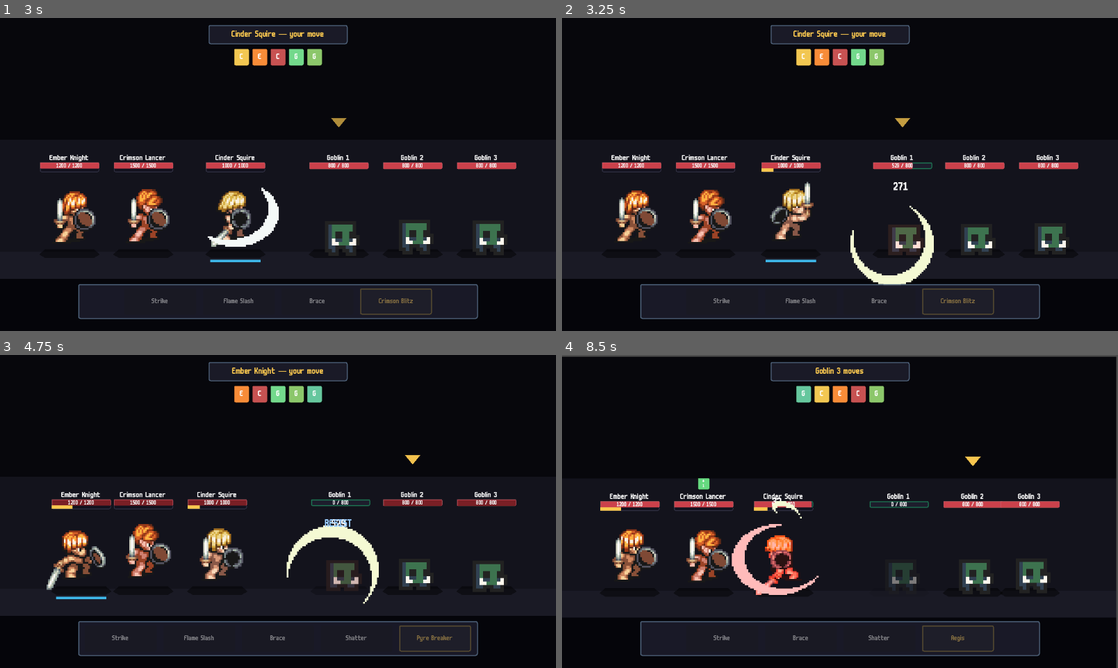
Above: before the commit, frames 1-4 (two rows, left to right).
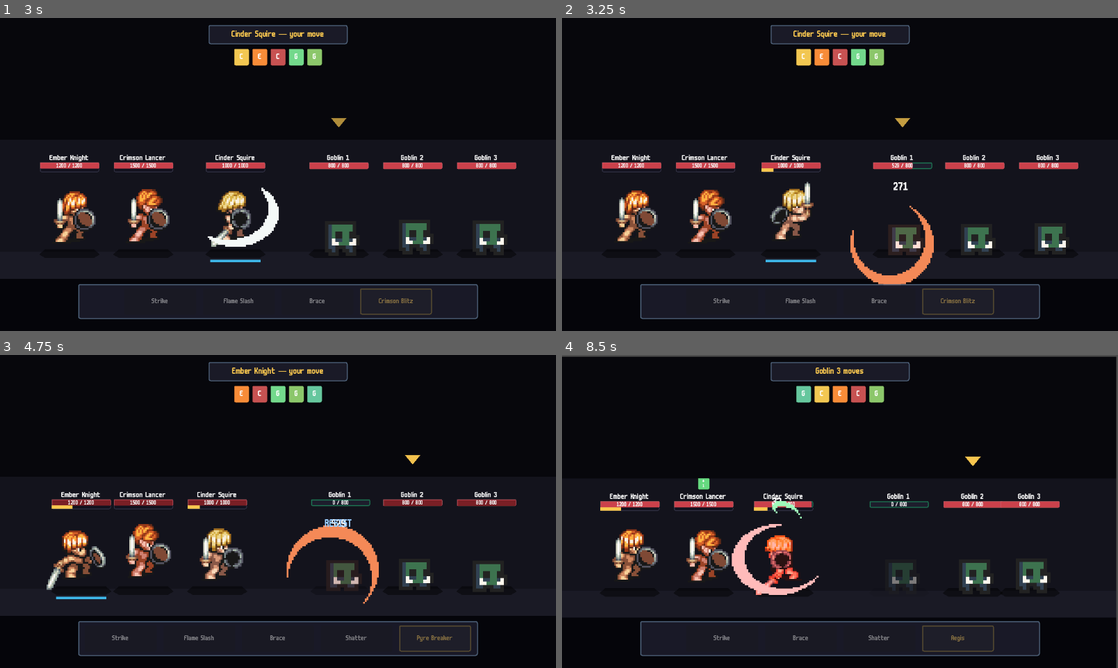
Above: after the commit, the same moments.

Repository: joppe2001/Vaelthorn
Game: Godot game, scene res://scenes/title/title.tscn
Two runs of this game, one before a commit and one after it. Both use one fixed random seed, a clock stepped at 60 frames per second and the inputs below.
Inputs (mouse positions are in pixels of both pictures, inside the frame that each line leads up to):
- Up to frame 1 (3 s): tap Enter at 0.5 s; move the mouse to (400, 158) at 0.52 s; click (400, 158) at 0.67 s; click "Enter Battle" at 1.25 s; click "Start Battle" at 2 s; click "Strike" at 2.75 s
- Up to frame 2 (3.25 s): no input
- Up to frame 3 (4.75 s): move the mouse to (66, 542) at 3.52 s; click (66, 542) at 3.67 s; click "Flame Slash" at 4.25 s
- Up to frame 4 (8.5 s): move the mouse to (706, 542) at 5.02 s; click (706, 542) at 5.17 s; click "Brace" at 5.75 s; move the mouse to (778, 542) at 6.52 s; click (778, 542) at 6.67 s; move the mouse to (901, 542) at 7.27 s; click (901, 542) at 7.42 s; move the mouse to (973, 542) at 8.02 s; click (973, 542) at 8.17 s

Frame 1 is identical in both runs. In frame 2, 0.8% of the frame differs, in the area x 51-67%, y 60-86%; in frame 3, 0.8%, in the area x 51-69%, y 54-80%; in frame 4, less than 0.1%.

Commit message:
feat: element-tinted slashes — fire glows orange, water cyan, etc.
ELEMENT_TINT array in battle.gd maps the SkillData / HeroData element
enum (FIRE=0..DARK=5) to a modulate color. _resolve_slash_tint picks
once per skill cast:

  1. skill.element >= 0       — explicit override on the skill
  2. attacker_stats.element   — caster's element when the skill inherits
  3. neutral cream (1, 1, .85) — fallback for basic attacks / enemies

The chosen color flows through _resolve_skill -> _apply_result ->
_spawn_slash -> slash_effect.set_tint(color), which applies it as the
AnimatedSprite2D's modulate. Same texture, different tint per cast.

Palette:
  FIRE  (1.00, 0.55, 0.35)   orange-red
  WATER (0.50, 0.85, 1.00)   cyan
  EARTH (0.95, 0.78, 0.45)   amber-tan
  WIND  (0.65, 1.00, 0.75)   pale green
  LIGHT (1.00, 0.95, 0.55)   bright yellow
  DARK  (0.85, 0.55, 1.00)   purple

Closes the element-tinted slashes item in TODO.md.

Diff:
--- a/scenes/battle/battle.gd
+++ b/scenes/battle/battle.gd
@@ -69,6 +69,21 @@
 	"aegis":          &"brace",
 	"mend":           &"cast",
 }
+
+# Per-element slash tint. Indices match the HeroData / SkillData element
+# enum: FIRE=0, WATER=1, EARTH=2, WIND=3, LIGHT=4, DARK=5. The slash
+# sprite ships near-white, so these modulate colors paint the arc.
+const ELEMENT_TINT := [
+	Color(1.00, 0.55, 0.35, 1.0),  # FIRE  — orange-red
+	Color(0.50, 0.85, 1.00, 1.0),  # WATER — cyan
+	Color(0.95, 0.78, 0.45, 1.0),  # EARTH — amber-tan
+	Color(0.65, 1.00, 0.75, 1.0),  # WIND  — pale green
+	Color(1.00, 0.95, 0.55, 1.0),  # LIGHT — bright yellow
+	Color(0.85, 0.55, 1.00, 1.0),  # DARK  — purple
+]
+# Fallback for unresolved / neutral slashes (matches the slash scene's
+# original modulate so non-elemental swings look unchanged).
+const SLASH_TINT_NEUTRAL := Color(1.0, 1.0, 0.85, 1.0)
 
 # Slight color shifts so identical-data slimes are visually distinct.
 const ENEMY_TINTS := [
@@ -621,15 +636,34 @@
 
 func _resolve_skill(skill: SkillData, attacker_stats: Dictionary, target_stats: Dictionary, attacker_id: String, target_id: String, target_unit: Node2D, target_idx: int, target_is_hero: bool) -> void:
 	var slash_variant: StringName = SKILL_TO_SLASH.get(skill.id, &"slash1")
+	# Resolve the slash tint once per skill cast: skill.element wins
+	# (>= 0), else inherit from the attacker, else fall back to the
+	# neutral cream color.
+	var slash_tint: Color = _resolve_slash_tint(skill, attacker_stats)
 	for effect in skill.effects:
 		var ctx := EffectContext.new(attacker_stats, target_stats, attacker_id, target_id, skill, _rng)
 		var result: Dictionary = effect.apply(ctx)
-		_apply_result(result, attacker_id, target_id, target_unit, target_idx, target_is_hero, slash_variant)
+		_apply_result(result, attacker_id, target_id, target_unit, target_idx, target_is_hero, slash_variant, slash_tint)
 		if result.get("kind") == "miss":
 			break
 
 
-func _apply_result(result: Dictionary, attacker_id: String, target_id: String, target_unit: Node2D, target_idx: int, target_is_hero: bool, slash_variant: StringName = &"slash1") -> void:
+## Pick the slash modulate color for a single skill cast.
+##   1. skill.element >= 0 — explicit override on the skill itself
+##   2. attacker_stats.element — caster's element when the skill inherits
+##   3. neutral cream — final fallback (basic attacks, enemy slams)
+func _resolve_slash_tint(skill: SkillData, attacker_stats: Dictionary) -> Color:
+	var element: int = -1
+	if skill.element >= 0:
+		element = skill.element
+	elif attacker_stats.has("element"):
+		element = int(attacker_stats["element"])
+	if element >= 0 and element < ELEMENT_TINT.size():
+		return ELEMENT_TINT[element]
+	return SLASH_TINT_NEUTRAL
+
+
+func _apply_result(result: Dictionary, attacker_id: String, target_id: String, target_unit: Node2D, target_idx: int, target_is_hero: bool, slash_variant: StringName = &"slash1", slash_tint: Color = Color(1.0, 1.0, 0.85, 1.0)) -> void:
 	match result.get("kind", "none"):
 		"damage":
 			var amount: int = int(result.damage)
@@ -663,7 +697,7 @@
 			if slash_variant != &"":
 				# Anchor the slash at the target's center, with a small
 				# horizontal nudge in the direction the sword came from.
-				_spawn_slash(target_unit.get_anchor(&"center") + Vector2(slash_x, 0), flipped, slash_variant)
+				_spawn_slash(target_unit.get_anchor(&"center") + Vector2(slash_x, 0), flipped, slash_variant, slash_tint)
 			if result.is_crit:
 				_shake_camera(12.0, 0.22)
 			else:
@@ -821,11 +855,12 @@
 	tween.tween_property(unit, "position", origin, LUNGE_BACK).set_trans(Tween.TRANS_QUART).set_ease(Tween.EASE_IN)
 
 
-func _spawn_slash(at: Vector2, flipped: bool, variant: StringName = &"slash1") -> void:
+func _spawn_slash(at: Vector2, flipped: bool, variant: StringName = &"slash1", tint: Color = SLASH_TINT_NEUTRAL) -> void:
 	var effect := SLASH_SCENE.instantiate()
 	_popup_layer.add_child(effect)
 	effect.global_position = at
 	effect.set_flipped(flipped)
+	effect.set_tint(tint)
 	effect.play_variant(variant)
 
 
--- a/scenes/battle/slash_effect.gd
+++ b/scenes/battle/slash_effect.gd
@@ -33,6 +33,13 @@
 	_anim.flip_h = flipped
 
 
+## Element tint applied as a modulate. Slash sprite ships near-white, so
+## multiplying tints the whole arc to the element's color. Alpha stays
+## 1.0 — the script handles fade-out at end of animation.
+func set_tint(color: Color) -> void:
+	_anim.modulate = color
+
+
 ## Pick which slash variant to play. Falls back to slash1 if the requested
 ## animation doesn't exist.
 func play_variant(anim_name: StringName) -> void:
Not shown, changed: TODO.md
